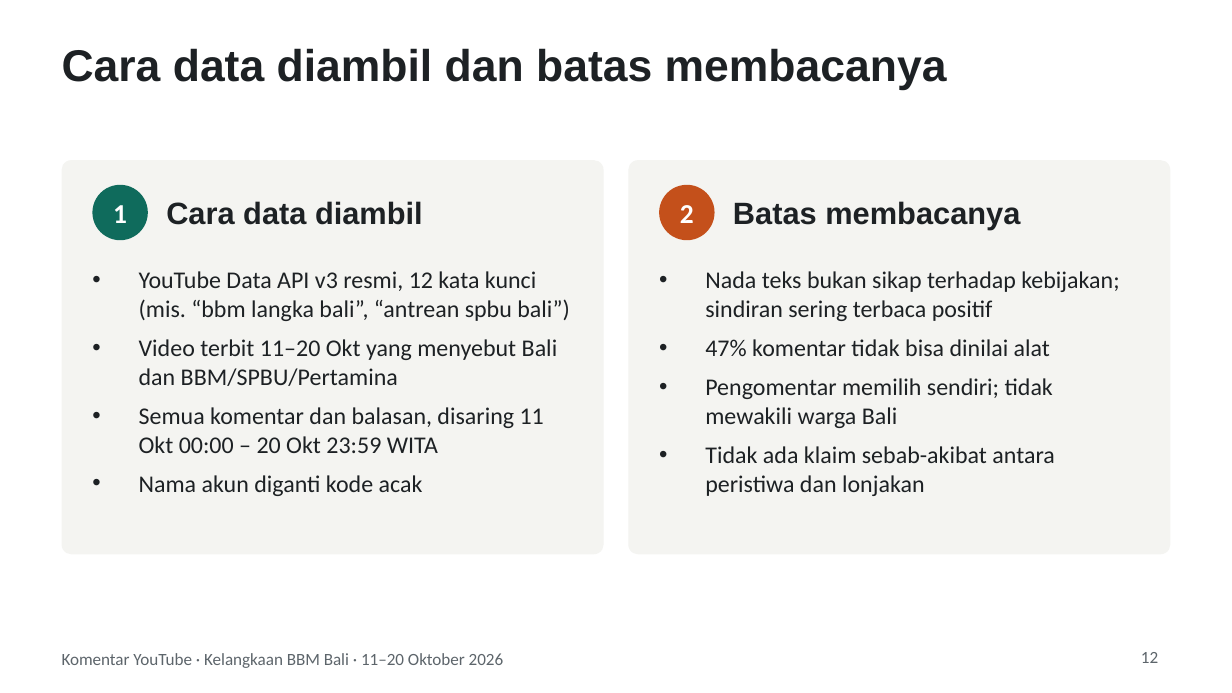
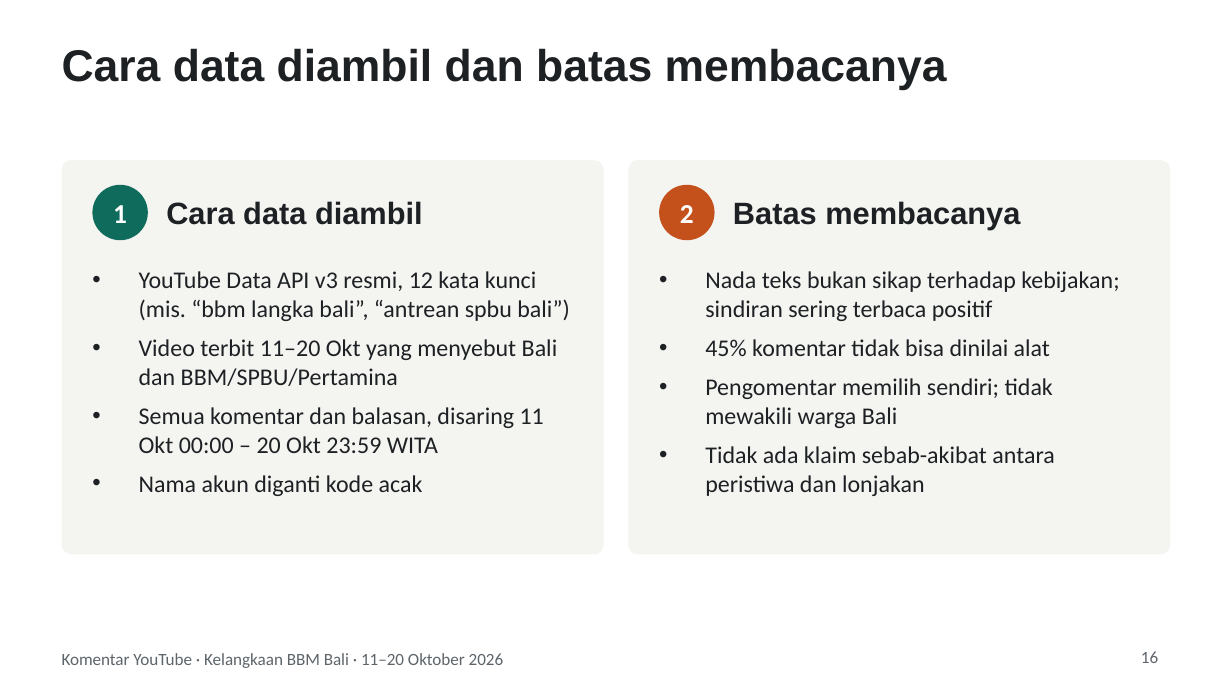
Before and after one commit to mahendrasenoaji-lgtm/public-opinion-platform, a slide deck: slide 16 of proyek/bbm-bali-youtube/presentasi_bbm_bali_youtube.pptx (slide 12 before the commit). Drawn at 1232x693 pixels with LibreOffice and Linux fonts; fonts in the diff are those of the drawing. Boxes give left, top, right and bottom in pixels: in the first picture for what was removed or moved away, otherwise in the second. Text is boxed around its words. In the diff, an @@ line names an element or a change of style, - is before the commit and + after.

```diff
--- a/proyek/bbm-bali-youtube/presentasi_bbm_bali_youtube.pptx
+++ b/proyek/bbm-bali-youtube/presentasi_bbm_bali_youtube.pptx
@@ text at [705, 339, 1050, 356]: text changed @@
-• 47% komentar tidak bisa dinilai alat
+• 45% komentar tidak bisa dinilai alat
@@ page number at [1141, 651, 1158, 663]: text changed @@
-12
+16
```
Also in this commit, not shown: 7 other slides changed, 4 slides added, 25 other files.
